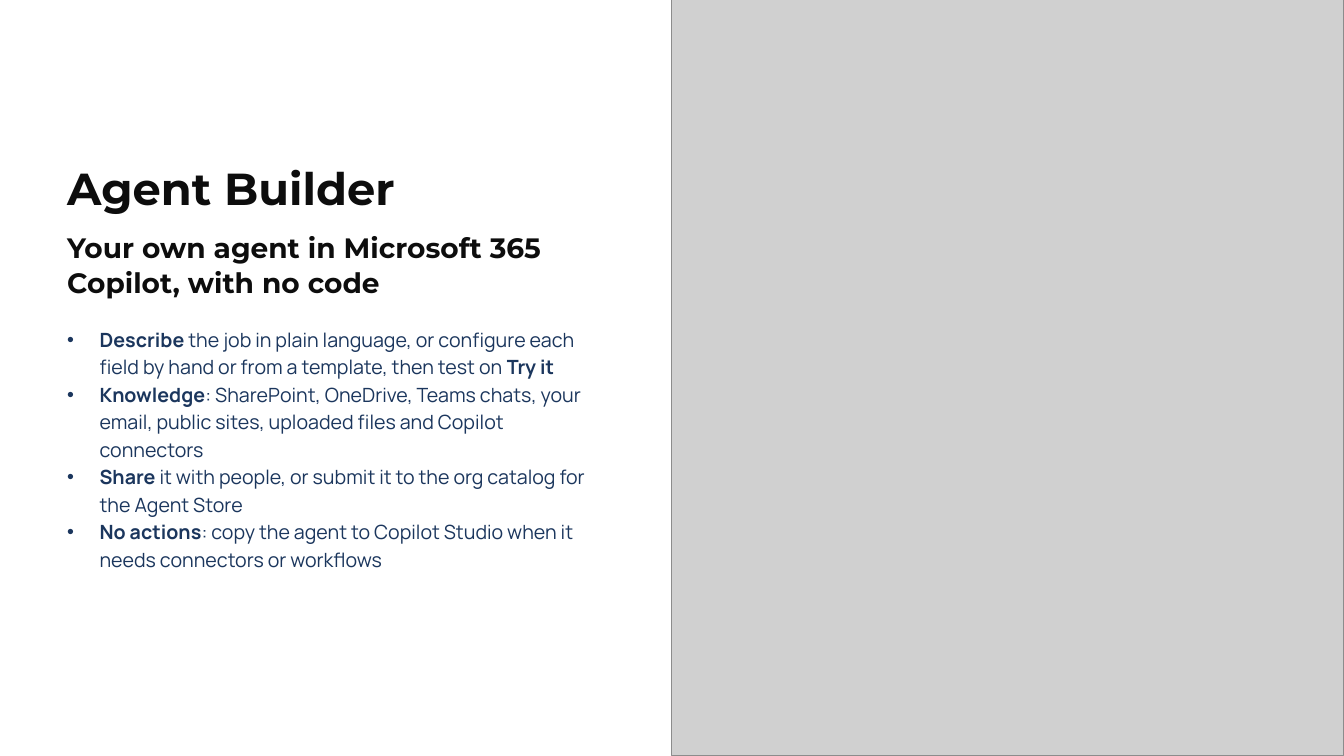
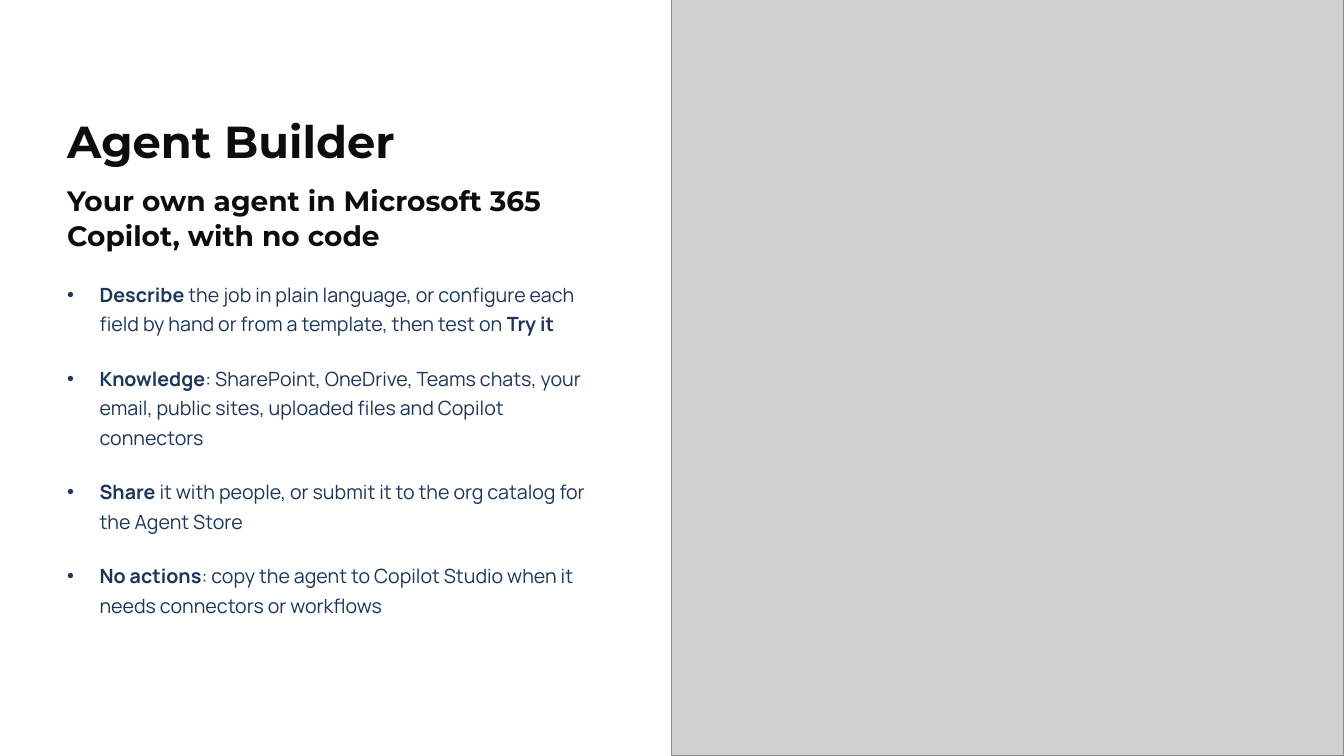
Before and after one commit to alexander-kastil/copilot-studio-agents, a slide deck: slide 26 of demos/01-intro/pptx/01-intro.pptx. Drawn at 1344x756 pixels with LibreOffice and Linux fonts; fonts in the diff are those of the drawing; grey boxes stand for pictures. Boxes give left, top, right and bottom in pixels: in the first picture for what was removed or moved away, otherwise in the second. Text is boxed around its words. In the diff, an @@ line names an element or a change of style, - is before the commit and + after.

```diff
--- a/demos/01-intro/pptx/01-intro.pptx
+++ b/demos/01-intro/pptx/01-intro.pptx
@@ text "Agent Builder": place and size @@
-text "Agent Builder" at [67, 169, 395, 214]
+text "Agent Builder" at [67, 122, 395, 167]
@@ text "Your own agent in Microsoft ...": place and size @@
-text "Your own agent in Microsoft ..." at [67, 236, 541, 299]
+text "Your own agent in Microsoft ..." at [67, 189, 541, 252]
@@ text "Describe the job in plain ...": place and size @@
-text "Describe the job in plain ..." at [100, 332, 585, 568]
+text "Describe the job in plain ..." at [100, 287, 585, 588]
@@ text "Describe the job in plain ..." at [100, 287, 585, 588]: line spacing 1.17 to 1.25; more space between paragraphs @@
```
Also in this commit, not shown: 14 other slides changed, 39 other files.
